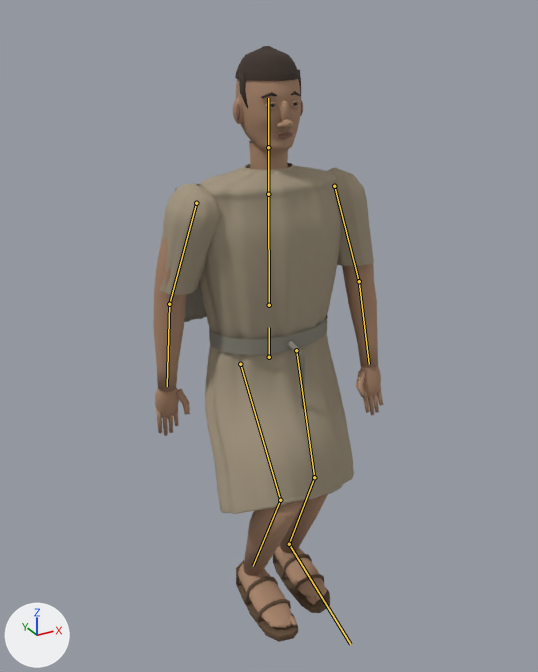
Two versions of the glTF model public/models/return-mason.glb, one commit apart.
One viewpoint serves both versions: a camera (50 mm lens) standing at (-0.932, -1.693, 1.746) and looking at (0.003, 0.006, 0.897). The lights are fixed; the arrows at lower left show +X, +Y and +Z. The first picture is the older version. Both versions are drawn at frame 20 of the action 'Walk'; the numbers are the values there. The bones that change, and the others that lie on the model, are drawn over the model as lines.

Objects in the first picture: 'hair-surface.014', 'iris-surface.014', 'leather-surface.011', 'lip-surface.014', 'return-wool-shoulder-wrap-surface', 'return-woven-tunic-surface', 'skin-surface.014'.
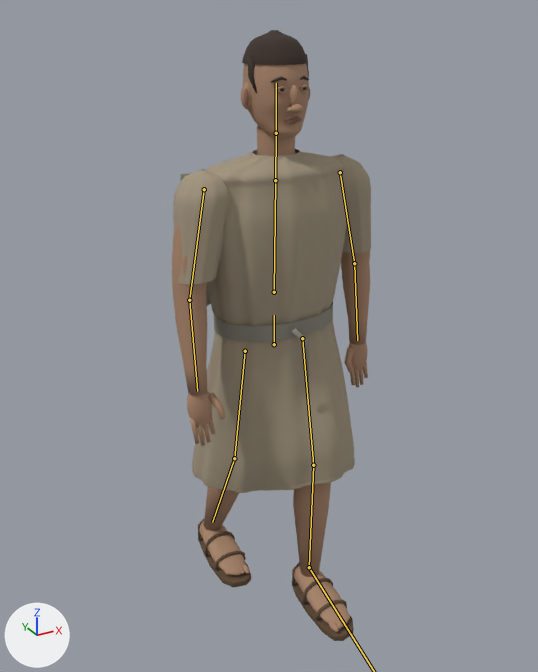
Diff of the bpy script that builds the scene:
```diff
--- a/public/models/return-mason.glb.py
+++ b/public/models/return-mason.glb.py
@@ bone_hips @@
 bone_hips = bpy.data.objects['resident-rig.015'].pose.bones['hips']  # child of 'root'
-bone_hips.location = (0.0, -0.047, 0.0)
-bone_hips.rotation_quaternion = (1.0, 0.0, 0.0, 0.0)  # degrees (0, 0, 0)
+bone_hips.location = (0.017, -0.011, 0.0)
+bone_hips.rotation_quaternion = (1.0, 0.003, -0.016, 0.006)  # degrees (0, -2, 1)
@@ bone_spine @@
 bone_spine = bpy.data.objects['resident-rig.015'].pose.bones['spine']  # child of 'hips'
-bone_spine.rotation_quaternion = (1.0, -0.003, 0.0, 0.0)  # degrees (0, 0, 0)
+bone_spine.rotation_quaternion = (0.999, 0.006, 0.03, -0.006)  # degrees (1, 3, -1)
@@ bone_arml @@
 bone_arml = bpy.data.objects['resident-rig.015'].pose.bones['armL']  # child of 'spine'
-bone_arml.rotation_quaternion = (0.996, 0.086, 0.0, 0.0)  # degrees (10, 0, 0)
+bone_arml.rotation_quaternion = (-0.999, 0.036, -0.016, -0.01)  # degrees (-4, 2, 1)
@@ bone_armr @@
 bone_armr = bpy.data.objects['resident-rig.015'].pose.bones['armR']  # child of 'spine'
-bone_armr.rotation_quaternion = (0.996, -0.086, 0.0, 0.0)  # degrees (-10, 0, 0)
+bone_armr.rotation_quaternion = (1.0, 0.019, 0.012, 0.005)  # degrees (2, 1, 1)
@@ bone_thighl @@
 bone_thighl = bpy.data.objects['resident-rig.015'].pose.bones['thighL']  # child of 'hips'
-bone_thighl.rotation_quaternion = (-0.949, 0.316, 0.0, -0.001)  # degrees (-37, 0, 0)
+bone_thighl.rotation_quaternion = (-0.997, -0.074, 0.016, -0.016)  # degrees (8, -2, 2)
@@ bone_shinl @@
 bone_shinl = bpy.data.objects['resident-rig.015'].pose.bones['shinL']  # child of 'thighL'
-bone_shinl.rotation_quaternion = (0.857, 0.515, 0.002, 0.003)  # degrees (62, 0, 0)
+bone_shinl.rotation_quaternion = (0.989, 0.145, -0.002, 0.003)  # degrees (17, 0, 0)
@@ bone_thighr @@
 bone_thighr = bpy.data.objects['resident-rig.015'].pose.bones['thighR']  # child of 'hips'
-bone_thighr.rotation_quaternion = (0.989, -0.148, 0.0, 0.001)  # degrees (-17, 0, 0)
+bone_thighr.rotation_quaternion = (-0.993, 0.118, 0.017, -0.016)  # degrees (-14, -2, 2)
@@ bone_shinr @@
 bone_shinr = bpy.data.objects['resident-rig.015'].pose.bones['shinR']  # child of 'thighR'
-bone_shinr.rotation_quaternion = (0.94, 0.34, -0.001, -0.003)  # degrees (40, 0, 0)
+bone_shinr.rotation_quaternion = (0.994, 0.111, -0.002, -0.004)  # degrees (13, 0, 0)
@@ bone_footr @@
 bone_footr = bpy.data.objects['resident-rig.015'].pose.bones['footR']  # child of 'shinR'
-bone_footr.rotation_quaternion = (0.98, -0.197, -0.002, 0.001)  # degrees (-23, 0, 0)
+bone_footr.rotation_quaternion = (1.0, 0.004, 0.009, -0.003)  # degrees (0, 1, 0)
```

What differs and where, as boxes [x1, y1, x2, y2] in the pictures (538 x 672 px):
'return-woven-tunic-surface', posed (9% narrower)
    before: [155, 163, 374, 514]
    after: [172, 149, 371, 493]
'skin-surface.014', posed (14% narrower)
    before: [153, 79, 383, 628]
    after: [172, 63, 370, 632]
'return-wool-shoulder-wrap-surface', posed
    before: [175, 188, 328, 409]
    after: [180, 172, 333, 397]
'leather-surface.011', posed
    before: [236, 553, 330, 642]
    after: [198, 519, 354, 641]
'hair-surface.014', posed
    before: [235, 46, 301, 108]
    after: [242, 30, 309, 93]
'lip-surface.014', posed (7% shorter)
    before: [236, 100, 303, 139]
    after: [244, 88, 310, 124]
'iris-surface.014', posed
    before: [270, 103, 298, 107]
    after: [280, 87, 307, 92]
bone 'hips', root to tip
    before: (269, 357) to (269, 327)
    after: (274, 344) to (274, 315)
bone 'spine', root to tip
    before: (269, 305) to (268, 194)
    after: (274, 292) to (275, 180)
bone 'armL', root to tip
    before: (196, 203) to (169, 304)
    after: (204, 189) to (189, 300)
bone 'armR', root to tip
    before: (334, 186) to (359, 281)
    after: (340, 172) to (354, 263)
bone 'thighL', root to tip
    before: (240, 364) to (280, 500)
    after: (245, 351) to (234, 458)
bone 'shinL', root to tip
    before: (280, 500) to (253, 566)
    after: (234, 458) to (212, 522)
bone 'thighR', root to tip
    before: (296, 350) to (314, 477)
    after: (302, 338) to (313, 465)
bone 'shinR', root to tip
    before: (314, 477) to (289, 544)
    after: (313, 465) to (309, 567)
